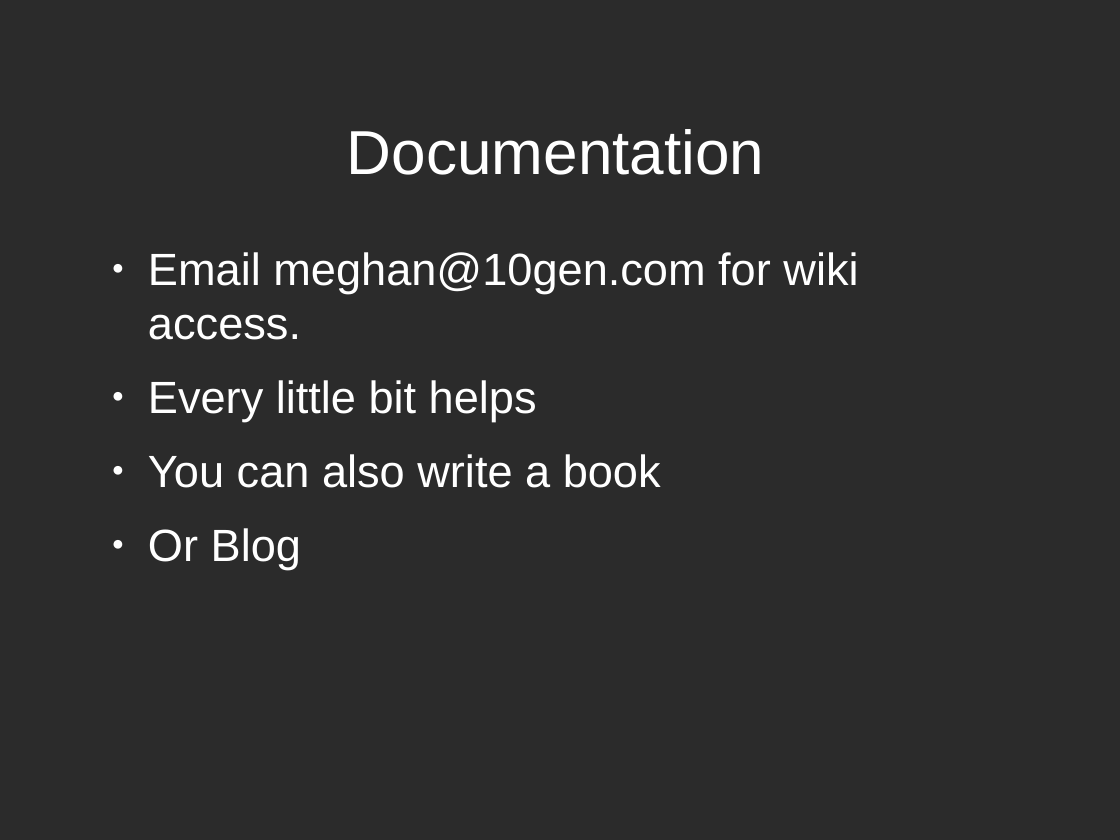
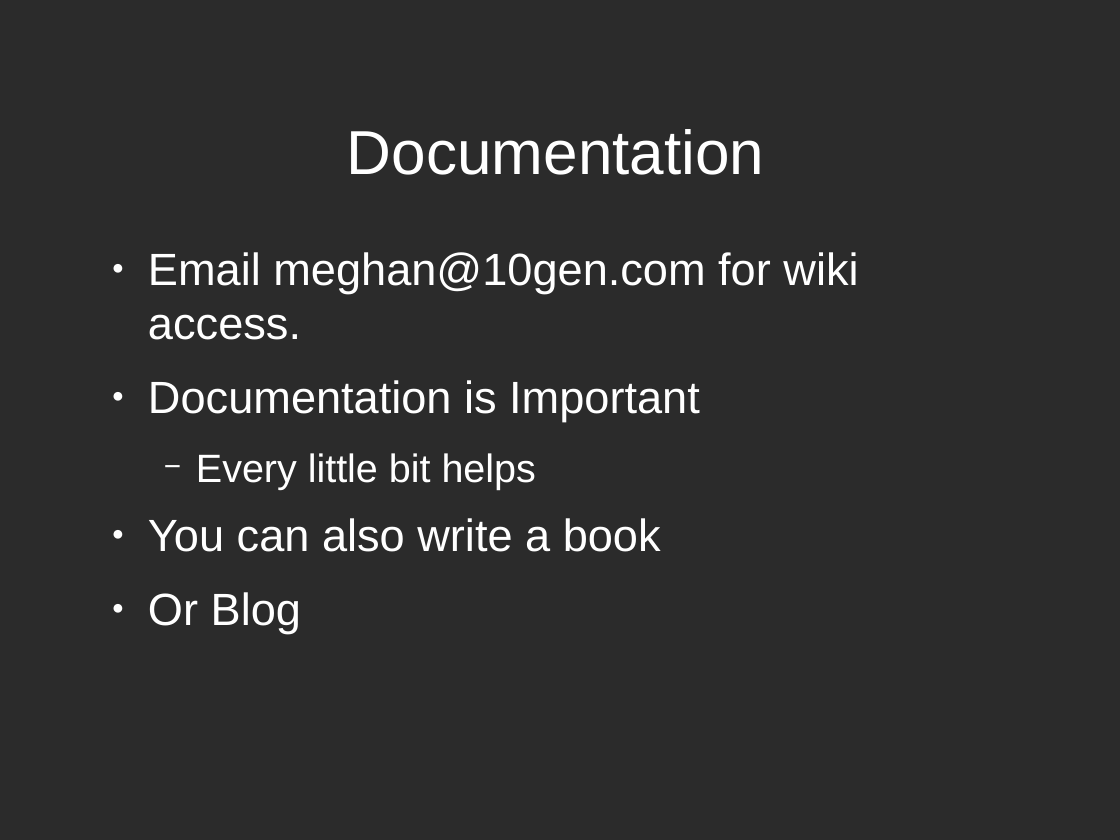
Before and after one commit to zippy1981/TalkMaterials, a slide deck: slide 6 of MongoDC/2010-November/Contributing to MongoDB.odp. Drawn at 1120x840 pixels with LibreOffice and Linux fonts; fonts in the diff are those of the drawing; background and template pictures are left out; a plain dark background stands for a picture behind light text. Boxes give left, top, right and bottom in pixels: in the first picture for what was removed or moved away, otherwise in the second. Text is boxed around its words. In the diff, an @@ line names an element or a change of style, - is before the commit and + after.

Commit message:
Added more slides.

```diff
--- a/MongoDC/2010-November/Contributing to MongoDB.odp
+++ b/MongoDC/2010-November/Contributing to MongoDB.odp
@@ text at (148,380,700,422): paragraph added @@
+● Documentation is Important
@@ text at (196,453,536,489): size 32 to 28 pt in "Every little bit helps"; bullet ● to −; list level 1 to 2 in "Every little bit helps" @@
```
Also in this commit, not shown: 4 slides added.
